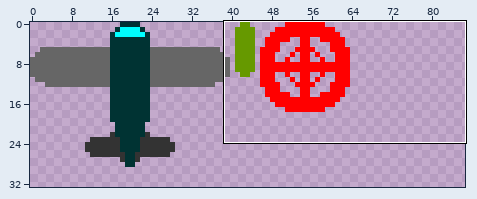
Sprite sheet: spritesheet.png. Above: a wide view before the commit, with the close-up outlined.
Close-up. Earlier state:
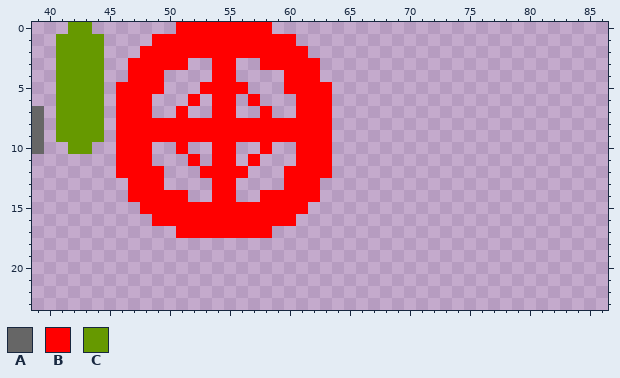
The file is 100x100 pixels. Shown: x 39..86, y 0..23. The wide view leaves out empty margins.
Palette (. is transparent): A #666666  B #ff0000  C #669900
The same view after the edit:
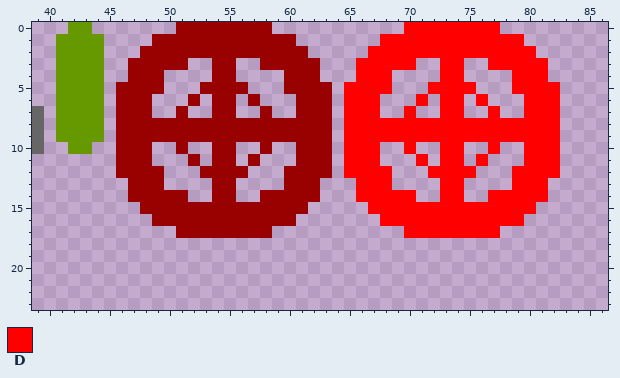
Colours new in this view: D #ff0000
From old to new:
Colour B changes from #ff0000 to #990000.
There is now colour D in row 0 at x 70 to 77; in row 1 at x 68 to 79; in row 2 at x 67 to 80; in row 3 at x 66 to 70, 73 to 74 and 77 to 81; in row 4 at x 66 to 68, 73 to 74 and 79 to 81; in row 5 at x 65 to 68, 72 to 75 and 79 to 82.
There is now colour D in row 6 at x 65 to 67, 71, 73 to 74, 76 and 80 to 82; in row 7 at x 65 to 67, 70, 73 to 74, 77 and 80 to 82; in rows 8 to 9 at x 65 to 82; in row 10 at x 65 to 67, 70, 73 to 74, 77 and 80 to 82; in row 11 at x 65 to 67, 71, 73 to 74, 76 and 80 to 82; in row 12 at x 65 to 68, 72 to 75 and 79 to 82.
There is now colour D in row 13 at x 66 to 68, 73 to 74 and 79 to 81; in row 14 at x 66 to 70, 73 to 74 and 77 to 81; in row 15 at x 67 to 80; in row 16 at x 68 to 79; in row 17 at x 70 to 77.
